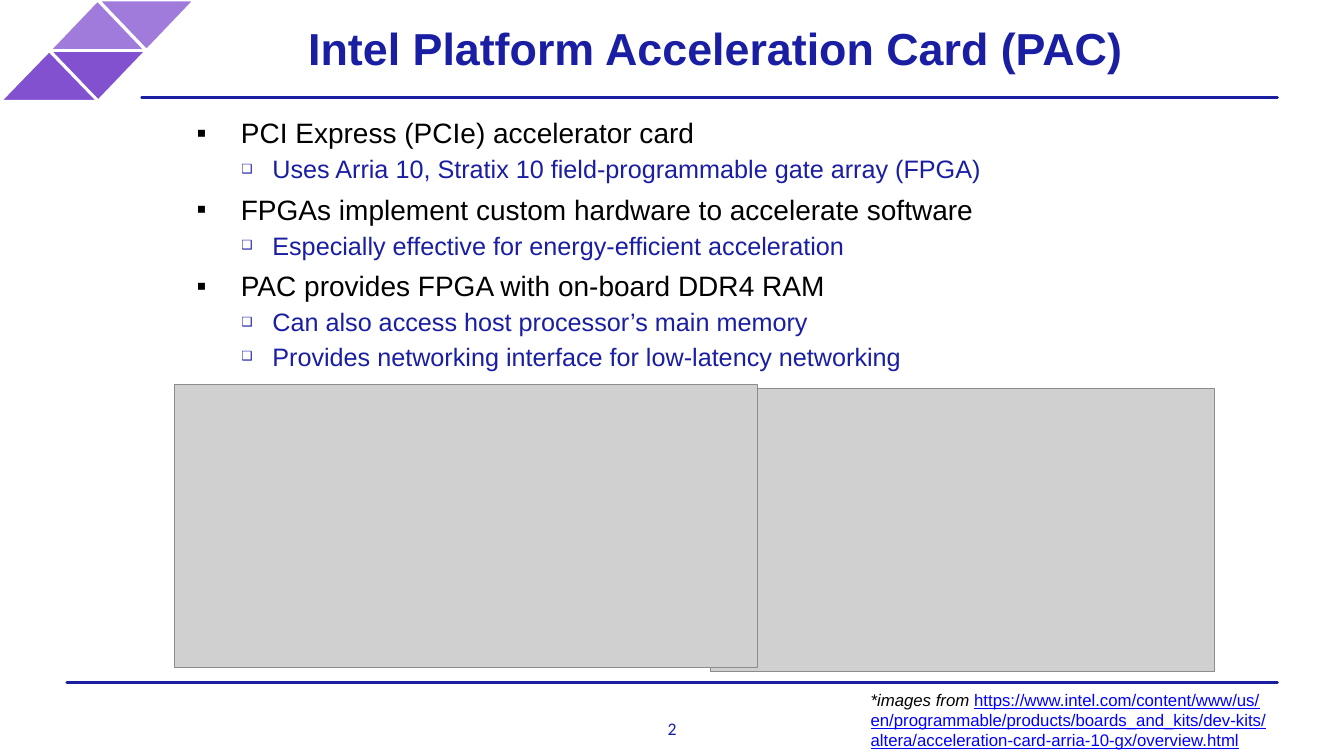
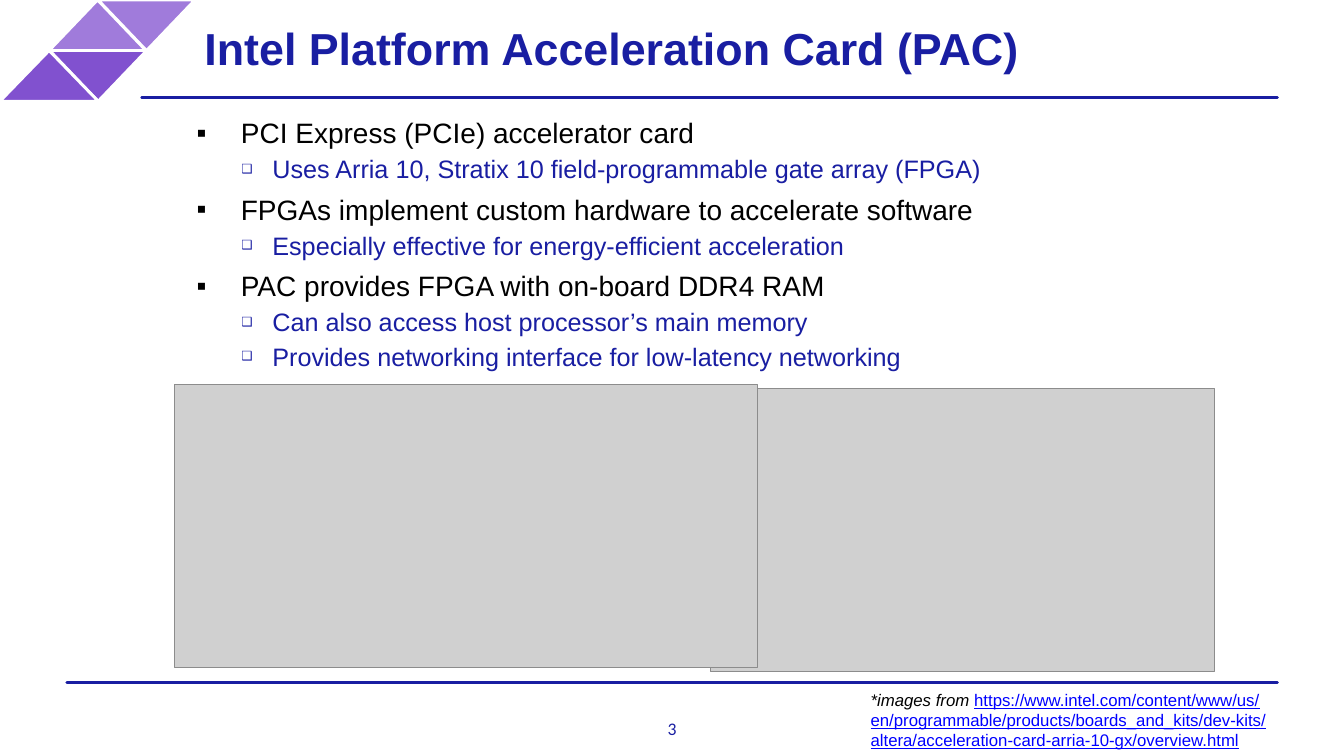
Before and after one commit to ARC-Lab-UF/intel-training-modules, a slide deck: slide 3 of intel_pac_overview.pptx (slide 2 before the commit). Drawn at 1344x756 pixels with LibreOffice and Linux fonts; fonts in the diff are those of the drawing; grey boxes stand for pictures; background and template pictures are left out. Boxes give left, top, right and bottom in pixels: in the first picture for what was removed or moved away, otherwise in the second. Text is boxed around its words. In the diff, an @@ line names an element or a change of style, - is before the commit and + after.

```diff
--- a/intel_pac_overview.pptx
+++ b/intel_pac_overview.pptx
@@ title "Intel Platform Acceleration Card (PAC)": place and size @@
-title "Intel Platform Acceleration Card (PAC)" at <box>308,32,1122,74</box>
+title "Intel Platform Acceleration Card (PAC)" at <box>204,32,1018,74</box>
@@ page number at <box>668,723,677,735</box>: text changed @@
-2
+3
```
Also in this commit, not shown: 6 other slides changed, 1 slide added.
